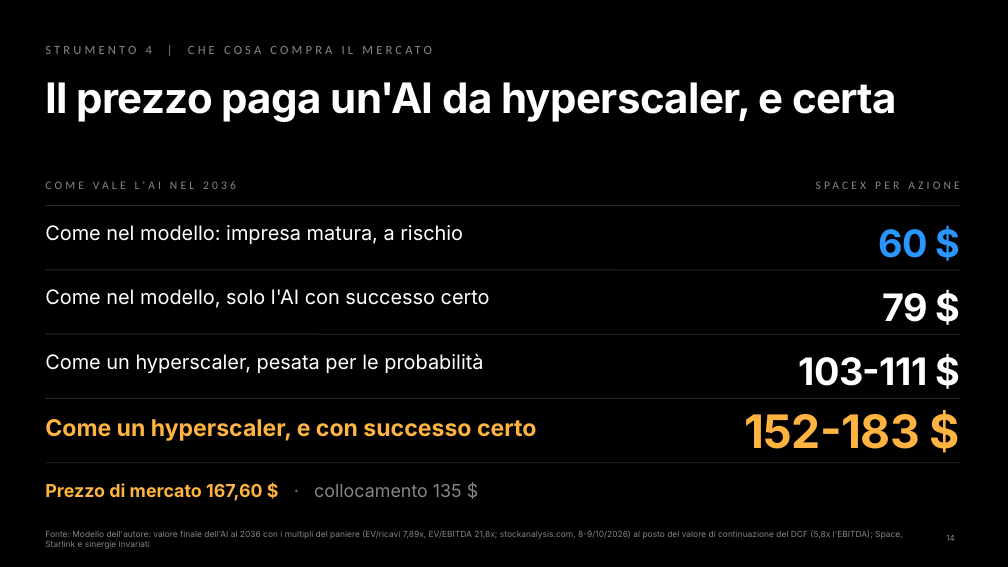
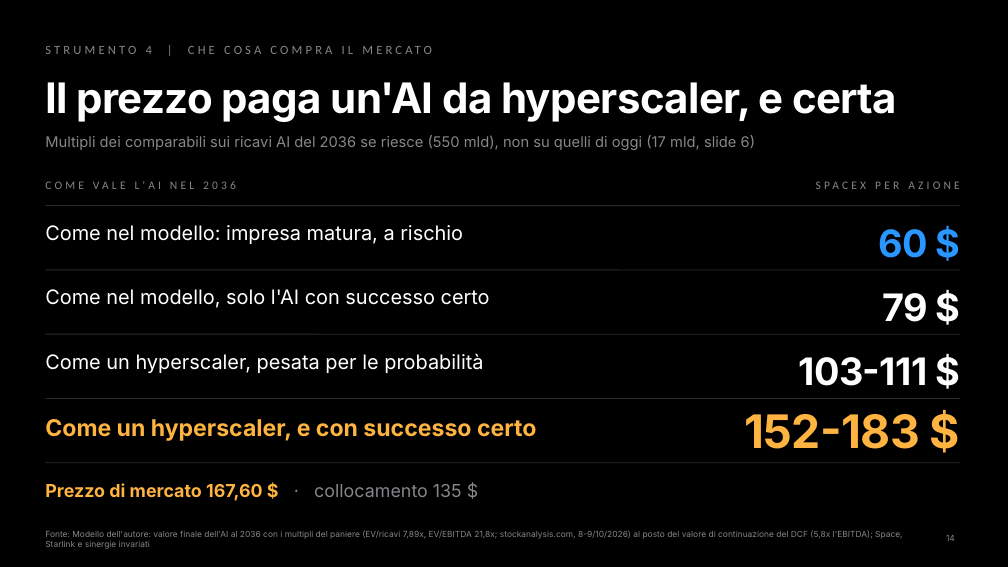
Before and after one commit to gherardo200-glitch/spacex-valutazione, a slide deck: slide 14 of documenti/SpaceX_prezzo_e_valore.pptx. Drawn at 1008x567 pixels with LibreOffice and Linux fonts; fonts in the diff are those of the drawing. Boxes give left, top, right and bottom in pixels: in the first picture for what was removed or moved away, otherwise in the second. Text is boxed around its words. In the diff, an @@ line names an element or a change of style, - is before the commit and + after.

```diff
--- a/documenti/SpaceX_prezzo_e_valore.pptx
+++ b/documenti/SpaceX_prezzo_e_valore.pptx
@@ text added at [45, 135, 755, 150], 14 pt, text #86868B @@
+Multipli dei comparabili sui ricavi AI del 2036 se riesce (550 mld), non su quelli di oggi (17 mld, slide 6)
```
Also in this commit, not shown: 1 other slide changed, 2 other files.
